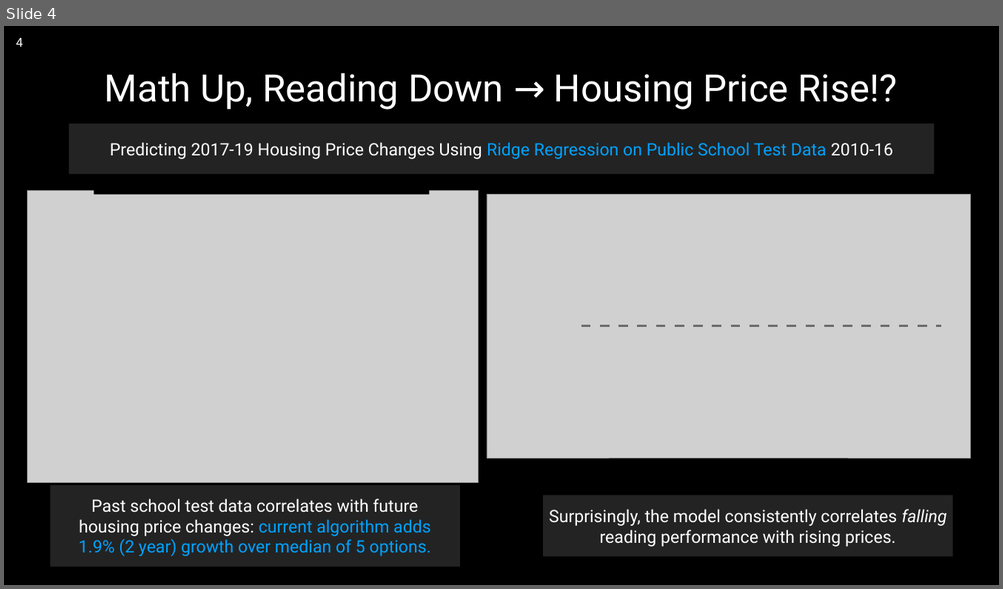
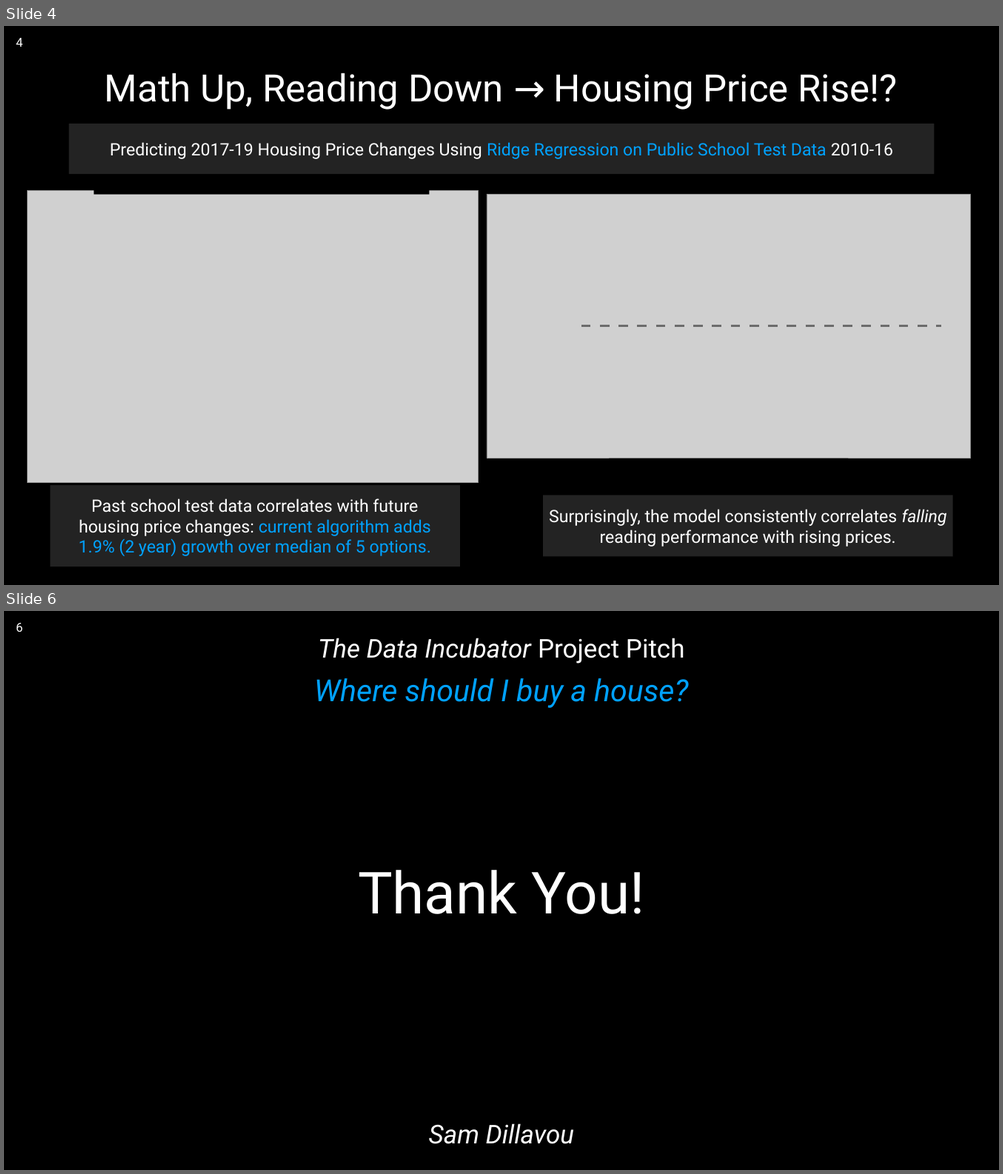
Before and after one commit to sdillavou/Data_Incubator_Assets, a slide deck: TDI_Project_Pitch_Dillavou.pptx. Shown one above the other, each under a label of ours: slide 4 before the commit, slides 4 and 6 after it; the slides between them are not shown. The pictures are 1003x589 and 1003x1174 pixels, drawn with LibreOffice and Linux fonts; fonts in the diff are those of the drawing; grey boxes stand for pictures. Boxes give left, top, right and bottom in pixels: in the first picture for what was removed or moved away, otherwise in the second. Text is boxed around its words. In the diff, an @@ line names an element or a change of style, - is before the commit and + after.

```diff
--- a/TDI_Project_Pitch_Dillavou.pptx
+++ b/TDI_Project_Pitch_Dillavou.pptx
@@ slide 6 added at (4, 611, 999, 1170), background #000000 @@
@@ page number added at (16, 623, 22, 632), 24 pt, text #FFFFFF @@
+6
@@ text added at (318, 638, 685, 664), 50 pt, text #FFFFFF, italic @@
+The Data Incubator Project Pitch
@@ text added at (314, 678, 688, 708), 58.8 pt, text #00A2FF, italic @@
+Where should I buy a house?
@@ title added at (358, 870, 645, 914), 112 pt, text #FFFFFF @@
+Thank You!
@@ text added at (429, 1124, 574, 1145), 50 pt, text #FFFFFF, italic @@
+Sam Dillavou
```
Also in this commit, not shown: 2 slides changed, 2 other files.
